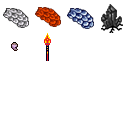
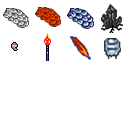
Two versions of the same layered image (128x128). Layer-by-layer changes:
added layer "백호의발톱" above "주작의깃털" over 104, 38, 121, 59
added layer "주작의깃털" above "불의영혼봉" over 70, 36, 91, 60
